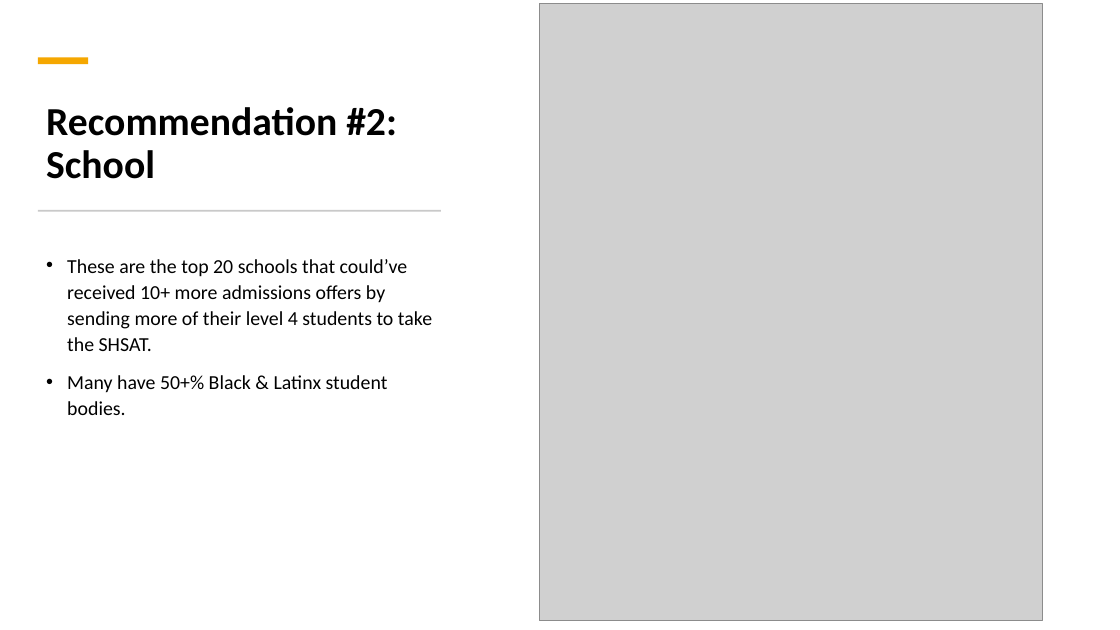
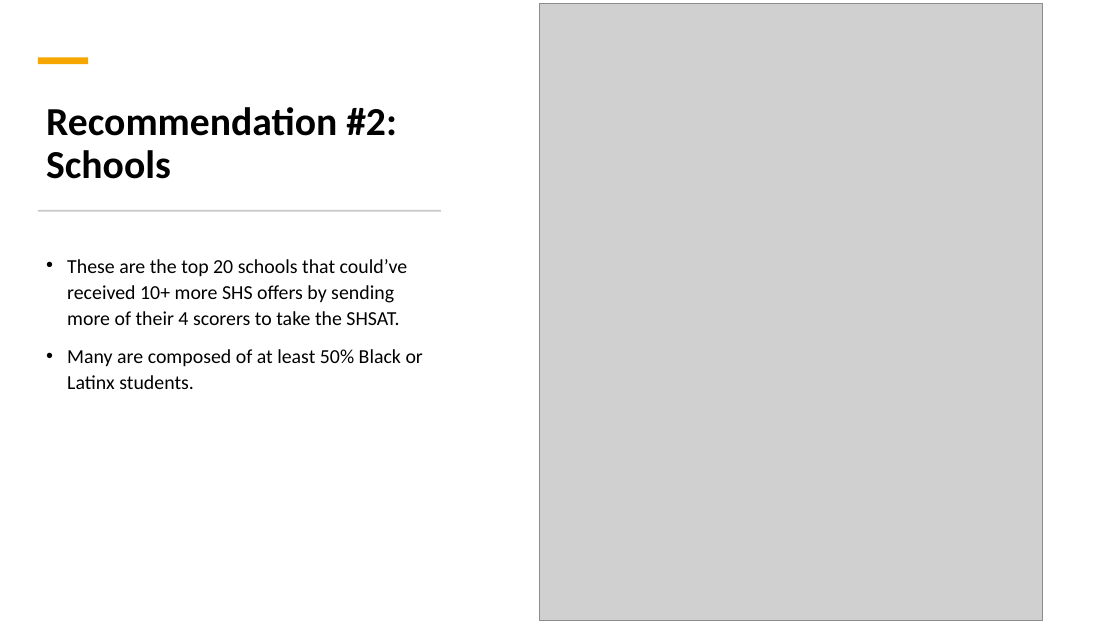
Before and after one commit to dj-m/CapstoneTwo, a slide deck: slide 20 of reports/submission/Capstone_Final_Presentation.pptx (slide 16 before the commit). Drawn at 1120x630 pixels with LibreOffice and Linux fonts; fonts in the diff are those of the drawing; grey boxes stand for pictures. Boxes give left, top, right and bottom in pixels: in the first picture for what was removed or moved away, otherwise in the second. Text is boxed around its words. In the diff, an @@ line names an element or a change of style, - is before the commit and + after.

```diff
--- a/reports/submission/Capstone_Final_Presentation.pptx
+++ b/reports/submission/Capstone_Final_Presentation.pptx
@@ title at bbox=[46, 107, 397, 179]: text changed @@
-Recommendation #2: School
+Recommendation #2: Schools
@@ text at bbox=[67, 259, 423, 389]: text changed @@
-• These are the top 20 schools that could’ve received 10+ more admissions offers by sending more of their level 4 students to take the SHSAT.
-• Many have 50+% Black & Latinx student bodies.
+• These are the top 20 schools that could’ve received 10+ more SHS offers by sending more of their 4 scorers to take the SHSAT.
+• Many are composed of at least 50% Black or Latinx students.
```
Also in this commit, not shown: 15 other slides changed, 5 slides added, 1 slide removed.
